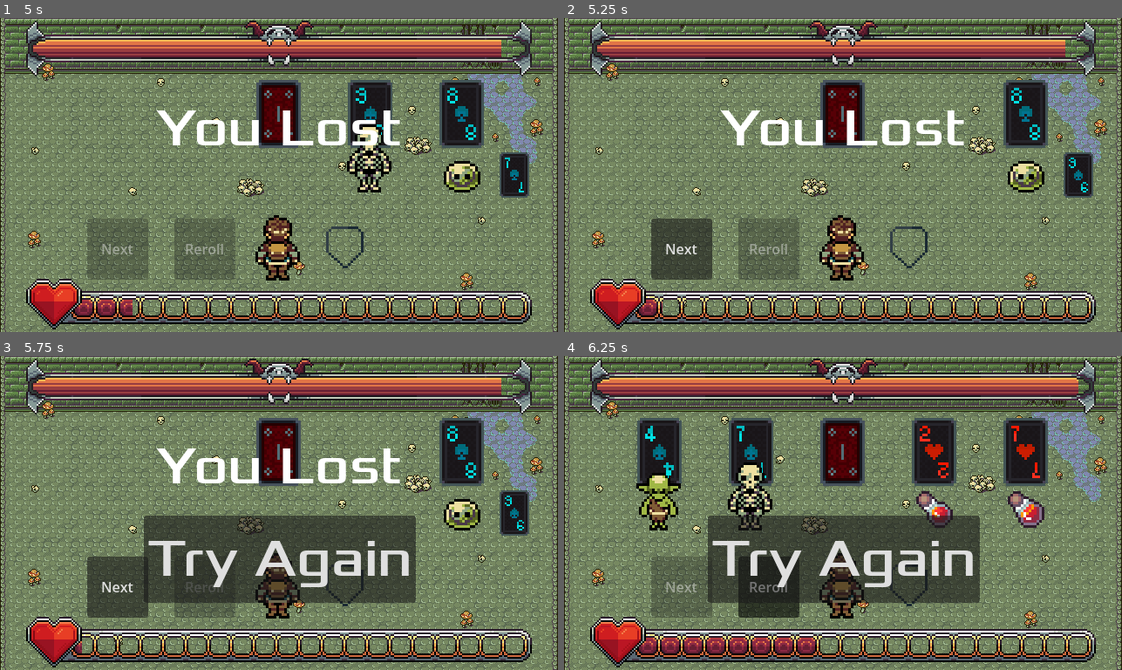
Above: before the commit, frames 1-4 (two rows, left to right).
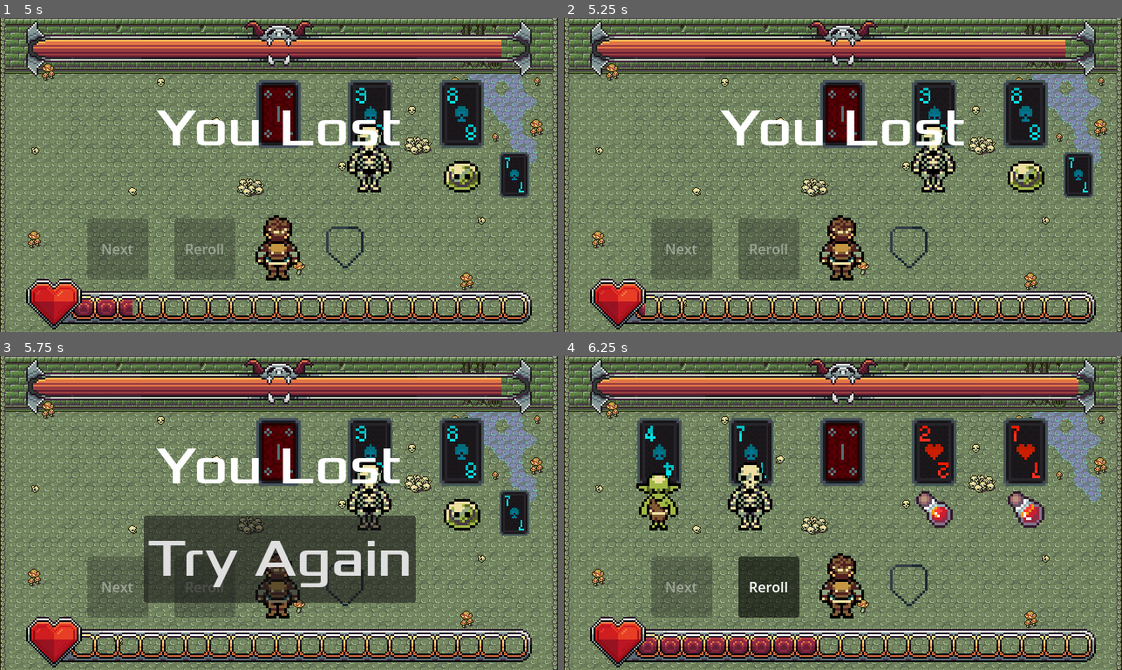
Above: after the commit, the same moments.

Repository: Linkseyes/Scoundrel2d
Game: Godot game, scene res://scenes/Main.tscn
Two runs of this game, one before a commit and one after it. Both use one fixed random seed, a clock stepped at 60 frames per second and the inputs below.
Inputs (mouse positions are in pixels of both pictures, inside the frame that each line leads up to):
- Up to frame 1 (5 s): click "Reroll" at 0.5 s; click "Reroll" at 1.25 s; click "Reroll" at 2 s; tap Enter at 2.75 s; move the mouse to (279, 115) at 2.77 s; click (279, 115) at 2.85 s; tap Space at 3.5 s; move the mouse to (94, 115) at 3.52 s; click (94, 115) at 3.6 s; move the mouse to (189, 115) at 4.27 s; click (189, 115) at 4.35 s
- Up to frame 2 (5.25 s): move the mouse to (932, 115) at 5.02 s; click (932, 115) at 5.1 s
- Up to frame 3 (5.75 s): no input
- Up to frame 4 (6.25 s): click "Try Again" at 5.75 s

Frame 1 is identical in both runs. In frame 2, 4.4% of the frame differs, in the area x 14-94%, y 19-95%; in frame 3, 4.2%; in frame 4, 12%, in the area x 25-75%, y 50-79%.

Commit message:
Fixed issue 2 and refractored code to use signals to comunicate up the parent tree

Diff:
--- a/scenes/Main.tscn
+++ b/scenes/Main.tscn
@@ -39,7 +39,7 @@
 [node name="SpawnPointFour" type="Marker2D" parent="RoomManager/CardPositions" unique_id=1476255795]
 position = Vector2(530, 110)
 
-[node name="Next" type="Button" parent="RoomManager" unique_id=1029293326 node_paths=PackedStringArray("manager")]
+[node name="Next" type="Button" parent="RoomManager" unique_id=1029293326]
 anchors_preset = 2
 anchor_top = 1.0
 anchor_bottom = 1.0
@@ -54,9 +54,8 @@
 action_mode = 0
 text = "Next"
 script = ExtResource("5_3dxm6")
-manager = NodePath("..")
 
-[node name="Reroll" type="Button" parent="RoomManager" unique_id=2025721033 node_paths=PackedStringArray("manager")]
+[node name="Reroll" type="Button" parent="RoomManager" unique_id=2025721033]
 anchors_preset = 2
 anchor_top = 1.0
 anchor_bottom = 1.0
@@ -70,7 +69,6 @@
 action_mode = 0
 text = "Reroll"
 script = ExtResource("7_wp0k4")
-manager = NodePath("..")
 action_cooldown = 1
 
 [node name="DiscardPile" type="Node" parent="RoomManager" unique_id=1515918713]
@@ -103,9 +101,11 @@
 [connection signal="player_added_armor" from="RoomManager" to="Player" method="add_new_armor"]
 [connection signal="player_healed" from="RoomManager" to="Player" method="heal"]
 [connection signal="player_took_damage" from="RoomManager" to="Player" method="take_damage"]
-[connection signal="deck_defeated" from="RoomManager/Deck" to="Start" method="show_game_won"]
+[connection signal="deck_defeated" from="RoomManager/Deck" to="." method="on_game_won"]
+[connection signal="advance_button_pressed" from="RoomManager/Next" to="RoomManager" method="generate_new_room"]
 [connection signal="pressed" from="RoomManager/Next" to="RoomManager/Next" method="_on_pressed"]
 [connection signal="pressed" from="RoomManager/Reroll" to="RoomManager/Reroll" method="_on_pressed"]
+[connection signal="reroll_button_pressed" from="RoomManager/Reroll" to="RoomManager" method="refresh_room"]
 [connection signal="monster_defeated" from="Player" to="RoomManager/Deck" method="take_damage"]
-[connection signal="player_death" from="Player" to="Start" method="show_game_loss"]
+[connection signal="player_death" from="Player" to="." method="on_game_lost"]
 [connection signal="start_game" from="Start" to="." method="new_game"]
--- a/scripts/advance_button.gd
+++ b/scripts/advance_button.gd
@@ -2,8 +2,19 @@
 class_name AdvanceButton
 extends Button
 
-## The manager of the room
-@export var manager: RoomManager
+var active: bool
+
+signal advance_button_pressed
+
+func _ready() -> void:
+	active = true
 
 func _on_pressed() -> void:
-	manager.generate_new_room()
+	if active:
+		emit_signal("advance_button_pressed")
+
+func activate():
+	active = true
+
+func deactivate():
+	active = false
--- a/scripts/card/playing_card.gd
+++ b/scripts/card/playing_card.gd
@@ -3,7 +3,6 @@
 
 @onready var card_visuals: CardVisuals = $CardVisuals
 @onready var sprite_2d: Sprite2D = $Sprite2D
-
 
 ## The size of the card in pixels: x for width, y for height
 @export var card_size: Vector2
@@ -11,10 +10,10 @@
 var card: Card
 # If this card is being selected by the mouse
 var selected: bool
-# The RoomManager that created the card (used to comunicate back)
-var room_manager: RoomManager
 # If the card in in the game or in the discard pile
 var in_game: bool
+
+signal card_used(card: PlayingCard)
 
 
 # Called when the node enters the scene tree for the first time.
@@ -31,14 +30,14 @@
 		# If the player clicked on the card, it will perform its action
 		in_game = false
 		card_visuals.clear_visual()
-		room_manager.use_card(self)
+		emit_signal("card_used", self)
+
 
 # The starting function for the Card
 # This function must be called by any sprit that creates PlayingCards
-func start(pos: Vector2, p_card: Card, manager: RoomManager):
+func start(pos: Vector2, p_card: Card):
 	position = pos
 	card = p_card
-	room_manager = manager
 	in_game = true
 
 	set_card_sprite()
@@ -64,3 +63,6 @@
 # Linked to the _on_mouse_exited signal
 func _on_mouse_exited() -> void:
 	selected = false
+
+func deactivate_card():
+	in_game = false
--- a/scripts/main.gd
+++ b/scripts/main.gd
@@ -6,7 +6,6 @@
 @onready var room_manager: RoomManager = $RoomManager
 @onready var player: Player = $Player
 @onready var deck_position: Marker2D = $DeckPosition
-
 
 # Method to star the game
 func new_game():
@@ -18,10 +17,17 @@
 
 	# Starts the Deck
 	deck.start()
-	# Generates a new room throught the Room Manager
-	room_manager.generate_new_room()
 	# Starts Player
 	player.ready_player()
+	# Generates a new room throught the Room Manager
+	room_manager.start_game()
 
-func game_over():
-	hud.show_game_over()
+
+func on_game_lost():
+	#get_tree().call_group("Cards", "deactivate_card")
+	room_manager.end_game()
+	hud.show_game_loss()
+
+func on_game_won():
+	room_manager.end_game()
+	hud.show_game_won()
--- a/scripts/reroll_button.gd
+++ b/scripts/reroll_button.gd
@@ -3,14 +3,19 @@
 extends Button
 
 ## The manager of the room
-@export var manager: RoomManager
 @export var action_cooldown: int
 
 var cooldown_counter: int = 0
+var active: bool
+
+signal reroll_button_pressed
+
+func _ready() -> void:
+	active = true
 
 func _on_pressed() -> void:
-	if cooldown_counter <= 0:
-		manager.refresh_room()
+	if cooldown_counter <= 0 and active:
+		emit_signal("reroll_button_pressed")
 		cooldown_counter = action_cooldown
 		disabled = true
 
@@ -18,3 +23,9 @@
 	cooldown_counter -= 1
 	if cooldown_counter <= 0:
 		disabled = false
+
+func activate():
+	active = true
+
+func deactivate():
+	active = false
--- a/scripts/room_manager.gd
+++ b/scripts/room_manager.gd
@@ -8,6 +8,7 @@
 @onready var deck: PlayingDeck = $Deck
 @onready var discard_pile: Node = $DiscardPile
 @onready var discard_pile_pos: Marker2D = $DiscardPile/DiscardPilePosition
+@onready var player: Player = $"../Player"
 
 
 signal player_took_damage(card: PlayingCard)
@@ -18,6 +19,17 @@
 @export var card_scene: PackedScene
 # The top card of the discard pile
 var current_discard: PlayingCard
+
+func start_game():
+	generate_new_room()
+	next_button.activate()
+	reroll_button.activate()
+
+func end_game():
+	for card in current_room.get_children():
+		card.deactivate_card()
+	next_button.deactivate()
+	reroll_button.deactivate()
 
 
 func generate_new_room():
@@ -36,8 +48,9 @@
 
 	for i in range(cards.size()):
 		var new_card = card_scene.instantiate()
+		new_card.card_used.connect(use_card)
 		current_room.add_child(new_card)
-		new_card.start(spaw_points.get(n_old_cards + i).position, cards.get(i), self)
+		new_card.start(spaw_points.get(n_old_cards + i).position, cards.get(i))
 		new_card.add_to_group("Cards")
 
 	print(deck.playing_deck.deck.size())
@@ -53,6 +66,9 @@
 
 	elif card.card.suit == Card.Suits.DIAMONDS:
 		emit_signal("player_added_armor", card)
+
+	if player.current_health <= 0:
+		return
 
 	if needs_new_room():
 		generate_new_room()
